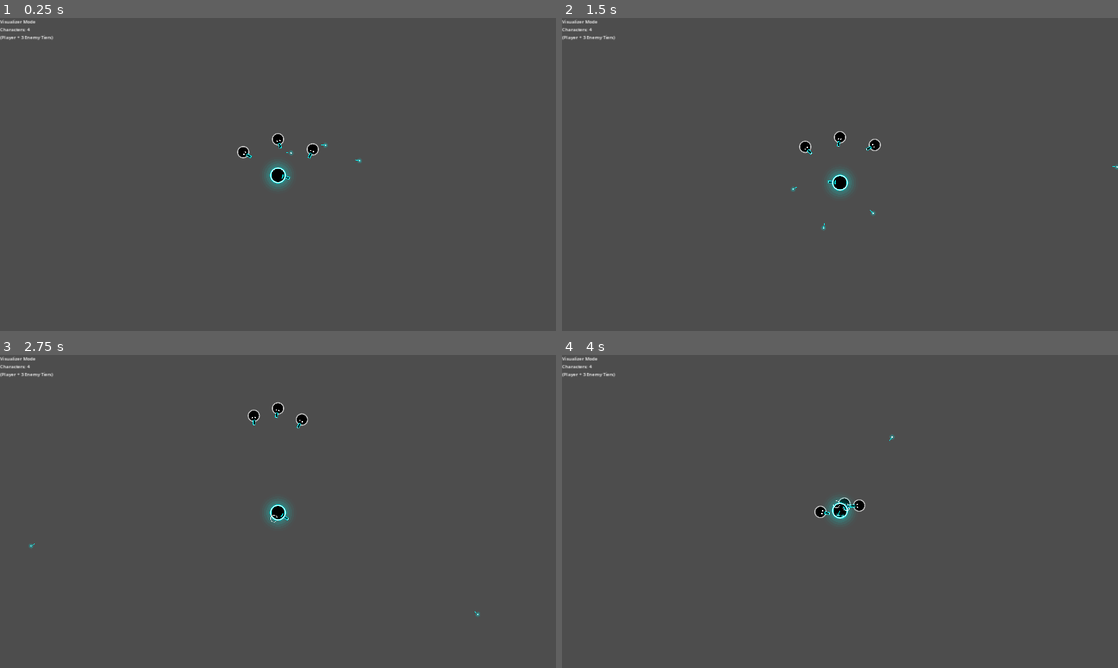
Above: before the commit, frames 1-4 (two rows, left to right).
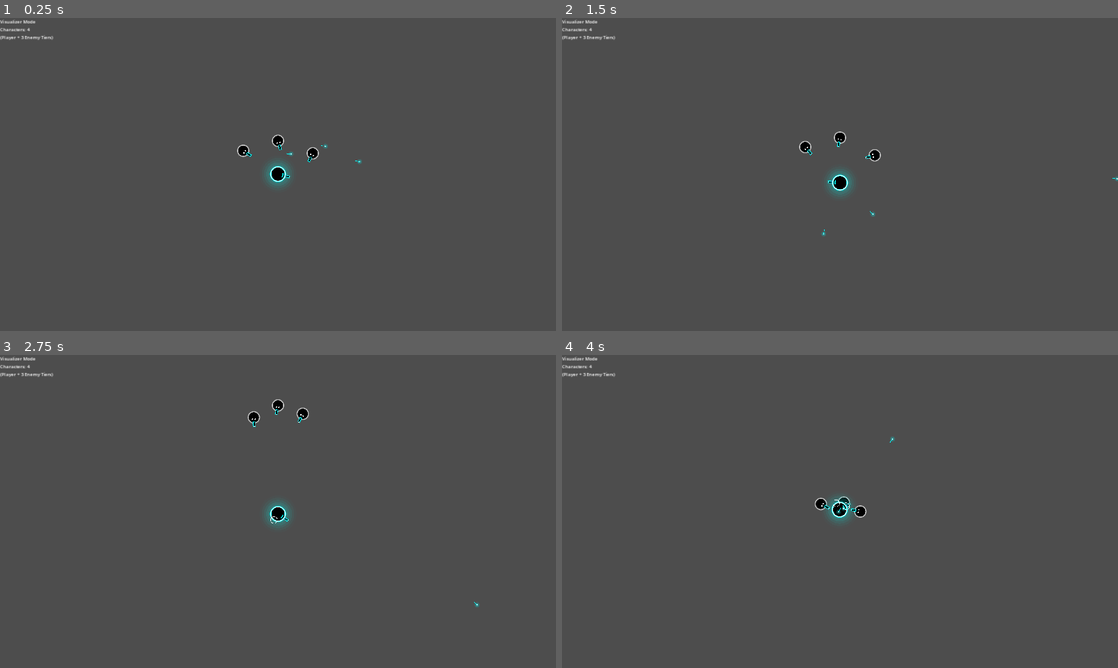
Above: after the commit, the same moments.

Repository: afaucher/team-dark
Game: Godot game, scene res://scenes/test/character_visualizer.tscn
Same seed, same stepped clock (60 frames per second), same inputs: the game is played once before the commit and once after it. This scene is started directly instead of the project's main scene.
Inputs:
- Up to frame 1 (0.25 s): no input
- Up to frame 2 (1.5 s): hold E (fire_right) 0.53-1.28 s; tap Down (aim_down) at 0.6 s; hold S (move_down) from 1.28 s (still down); tap Left (aim_left) at 1.35 s
- Up to frame 3 (2.75 s): release S (move_down) at 2.03 s; hold E (fire_right) from 2.03 s (still down); tap Right (aim_right) at 2.1 s
- Up to frame 4 (4 s): release E (fire_right) at 2.78 s; hold W (move_up) 2.78-3.53 s; tap Up (aim_up) at 2.85 s; hold Q (fire_left) from 3.53 s (still down); hold Space (fire_front) from 3.53 s (still down)

The runs differ from the first frame. In frame 1, 0.3% of the frame differs, in the area x 42-65%, y 36-53%; in frame 2, 0.2%; in frame 3, 0.3%; in frame 4, 0.4%, in the area x 45-60%, y 25-53%.

Commit message:
Implement player death and respawn mechanics: disable input on death, sync death state, and respawn near teammates or at start after 3s delay

Diff:
--- a/project.godot
+++ b/project.godot
@@ -21,6 +21,7 @@
 
 NetworkManager="*res://scenes/autoload/network_manager.gd"
 DebugManager="*res://scenes/autoload/debug_manager.gd"
+ParticleSpawner="*res://scripts/effects/particle_spawner.gd"
 
 [display]
 
--- a/scenes/characters/enemy.gd
+++ b/scenes/characters/enemy.gd
@@ -121,11 +121,15 @@
 	if not multiplayer.is_server(): return
 
 	current_hp -= amount
+	# Spawn damage particles (50% chance)
+	ParticleSpawner.spawn_damage(global_position)
 	if current_hp <= 0:
 		die()
 
 func die():
 	print("Enemy died")
+	# Death explosion - use the enemy's color theme
+	ParticleSpawner.spawn_death(global_position, color_theme)
 	queue_free()
 
 func _fire_all_weapons(just_pressed: bool, held: bool):
--- a/scenes/characters/player.gd
+++ b/scenes/characters/player.gd
@@ -164,9 +164,11 @@
 
 func _physics_process(delta):
 	if is_multiplayer_authority():
-		_handle_input(delta)
-
-	move_and_slide()
+		if not is_dead:
+			_handle_input(delta)
+
+	if not is_dead:
+		move_and_slide()
 
 func _handle_input(delta):
 	var direction = Input.get_vector("move_left", "move_right", "move_up", "move_down")
@@ -284,6 +286,7 @@
 			weapon.trigger(just_pressed, held)
 
 func _input(event):
+	if is_dead: return
 	if event.is_action_pressed("toggle_debug"):
 		queue_redraw()
 
@@ -405,6 +408,8 @@
 func take_damage_direct(amount: float):
 	current_hp -= amount
 	print("Player ", player_id, " took ", amount, " damage. HP: ", current_hp)
+	# Spawn damage particles (50% chance, handled by ParticleSpawner)
+	ParticleSpawner.spawn_damage(global_position)
 	# Notify the owning client about HP change
 	_sync_hp_to_client.rpc_id(player_id, current_hp)
 	if current_hp <= 0:
@@ -417,11 +422,49 @@
 		if hud and hud.has_method("update_health"):
 			hud.update_health(current_hp / max_hp)
 
+@export var is_dead: bool = false:
+	set(val):
+		is_dead = val
+		visible = not is_dead
+		if has_node("CollisionShape2D"):
+			$CollisionShape2D.set_deferred("disabled", is_dead)
+
 func die():
+	if is_dead: return
+
 	print("Player ", player_id, " died!")
+	is_dead = true
+
+	# Death explosion particles
+	ParticleSpawner.spawn_death(global_position, Color(0.2, 0.8, 1.0))
+
+	# Reset HP but stay dead until respawn
+	current_hp = 0
+	_sync_hp_to_client.rpc_id(player_id, 0)
+
+	# Sync death state to everyone
+	_sync_death_state.rpc(true)
+
+	# Notify GameManager to handle respawn timer (Server only)
+	if multiplayer.is_server():
+		var gm = get_tree().root.find_child("GameManager", true, false)
+		if gm and gm.has_method("on_player_died"):
+			gm.on_player_died(player_id)
+
+@rpc("any_peer", "call_local", "reliable")
+func respawn(pos: Vector2):
+	print("Player ", player_id, " respawning at ", pos)
+	position = pos
 	current_hp = max_hp
-	position = Vector2(100, 100)
-	_sync_hp_to_client.rpc_id(player_id, current_hp)
+	_sync_hp_to_client.rpc_id(player_id, max_hp)
+
+	is_dead = false
+	_sync_death_state.rpc(false)
+
+@rpc("call_local", "reliable")
+func _sync_death_state(dead: bool):
+	is_dead = dead
+
 
 @rpc("any_peer", "call_local", "reliable")
 func _sync_hp_to_client(hp: float):
--- /dev/null
+++ b/scenes/effects/particle_spawner.tscn
@@ -0,0 +1,7 @@
+[gd_scene load_steps=2 format=3 uid="uid://particle_spawner_scene"]
+
+[ext_resource type="Script" path="res://scripts/effects/particle_spawner.gd" id="1_script"]
+
+[node name="ParticleSpawner" type="Node2D"]
+z_index = 100
+script = ExtResource("1_script")
--- a/scenes/game.tscn
+++ b/scenes/game.tscn
@@ -8,6 +8,7 @@
 [ext_resource type="PackedScene" uid="uid://hud_scene_uid" path="res://scenes/ui/hud.tscn" id="6_hud"]
 [ext_resource type="PackedScene" uid="uid://pellet_projectile_scene" path="res://scenes/projectiles/pellet.tscn" id="7_pellet"]
 [ext_resource type="PackedScene" uid="uid://pickup_spawner_scene_uid" path="res://scenes/objects/pickup_spawner.tscn" id="8_pickups"]
+[ext_resource type="PackedScene" uid="uid://particle_spawner_scene" path="res://scenes/effects/particle_spawner.tscn" id="9_particles"]
 
 [node name="Game" type="Node"]
 script = ExtResource("1_manager")
@@ -37,3 +38,5 @@
 [node name="EnemySpawnerSync" type="MultiplayerSpawner" parent="."]
 _spawnable_scenes = PackedStringArray("res://scenes/characters/enemy.tscn")
 spawn_path = NodePath("../Enemies")
+
+[node name="ParticleSpawner" parent="." instance=ExtResource("9_particles")]
--- /dev/null
+++ b/scenes/objects/extraction_point.tscn
@@ -0,0 +1,13 @@
+[gd_scene load_steps=3 format=3 uid="uid://extraction_point_scene"]
+
+[ext_resource type="Script" path="res://scripts/objects/extraction_point.gd" id="1_script"]
+
+[sub_resource type="CircleShape2D" id="CircleShape2D_extract"]
+radius = 60.0
+
+[node name="ExtractionPoint" type="Area2D"]
+z_index = 5
+script = ExtResource("1_script")
+
+[node name="CollisionShape2D" type="CollisionShape2D" parent="."]
+shape = SubResource("CircleShape2D_extract")
--- a/scenes/ui/hud.gd
+++ b/scenes/ui/hud.gd
@@ -13,6 +13,7 @@
 @onready var mount_top_icon_container = $Control/Mounts/Top/Icon
 @onready var teammate_list = $Control/TeammateList
 @onready var fps_label = $Control/FPSCounter
+@onready var gem_label = $Control/GemCounter
 
 const WeaponIconScript = preload("res://scripts/ui/weapon_icon.gd")
 
@@ -100,4 +101,10 @@
 		var p = players[id]
 		var label = Label.new()
 		label.text = p.name
-		teammate_list.add_child(label)
+
+func update_gems(count: int, max_gems: int):
+	gem_label.text = "Gems: " + str(count) + " / " + str(max_gems)
+	if count >= max_gems:
+		gem_label.modulate = Color(0, 1, 0) # Green
+	else:
+		gem_label.modulate = Color(1, 0, 1) # Magenta
--- a/scenes/ui/hud.tscn
+++ b/scenes/ui/hud.tscn
@@ -142,6 +142,20 @@
 offset_bottom = 200.0
 grow_horizontal = 0
 
+[node name="GemCounter" type="Label" parent="Control"]
+layout_mode = 1
+anchors_preset = 5
+anchor_left = 0.5
+anchor_right = 0.5
+offset_left = -100.0
+offset_top = 20.0
+offset_right = 100.0
+offset_bottom = 60.0
+grow_horizontal = 2
+theme_override_font_sizes/font_size = 24
+text = "Gems: 0 / 3"
+horizontal_alignment = 1
+
 [node name="FPSCounter" type="Label" parent="Control"]
 layout_mode = 0
 offset_left = 20.0
--- /dev/null
+++ b/scripts/effects/particle_spawner.gd
@@ -0,0 +1,111 @@
+extends Node
+
+# Spawn damage particles (red) - 50% chance
+func spawn_damage(pos: Vector2):
+	if randf() > 0.5:
+		return # 50% chance to skip
+	_spawn_particles(pos, Color.RED, 12, 250.0)
+
+# Spawn impact particles (blue) - small chance
+func spawn_impact(pos: Vector2):
+	if randf() > 0.15: # 15% chance
+		return
+	_spawn_particles(pos, Color(0.3, 0.5, 1.0), 8, 200.0)
+
+# Spawn death explosion (many particles)
+func spawn_death(pos: Vector2, color: Color = Color.WHITE):
+	# 1. Main Debris (Brighter, colored)
+	_spawn_particles(pos, color * 1.5, 60, 500.0, 2.0)
+
+	# 2. Core Flash (Bright White, small high density)
+	_spawn_particles(pos, Color(3, 3, 3), 20, 150.0, 0.5, 2.0)
+
+	# 3. Shockwave (expanding ring)
+	_spawn_shockwave(pos, color * 2.0)
+
+func _spawn_shockwave(pos: Vector2, color: Color):
+	var particles = CPUParticles2D.new()
+	particles.emitting = true
+	particles.one_shot = true
+	particles.explosiveness = 1.0
+	particles.amount = 40
+	particles.lifetime = 0.6
+
+	# Ring Shape? Godot 4 CPUParticles2D has RING?
+	# If not, we use Sphere with shell?
+	# Actually, Points or Sphere is mostly what's used. Let's use Sphere but with high velocity and 0 gravity.
+
+	particles.emission_shape = CPUParticles2D.EMISSION_SHAPE_SPHERE
+	particles.emission_sphere_radius = 2.0
+
+	particles.direction = Vector2.UP
+	particles.spread = 180.0
+	particles.gravity = Vector2.ZERO
+	particles.initial_velocity_min = 600.0
+	particles.initial_velocity_max = 600.0 # Uniform speed for ring effect
+	particles.damping_min = 500.0
+	particles.damping_max = 500.0 # Slow down fast
+
+	# Visuals
+	particles.scale_amount_min = 4.0
+	particles.scale_amount_max = 8.0
+	particles.color = color
+
+	# Fade
+	var gradient = Gradient.new()
+	gradient.set_color(0, color)
+	gradient.set_color(1, Color(color.r, color.g, color.b, 0))
+	particles.color_ramp = gradient
+
+	particles.global_position = pos
+	particles.z_index = 25
+
+	get_tree().current_scene.add_child(particles)
+
+	get_tree().create_timer(1.0).timeout.connect(func():
+		if is_instance_valid(particles):
+			particles.queue_free()
+	)
+
+func _spawn_particles(pos: Vector2, color: Color, count: int, speed: float, lifetime: float = 0.5, radius: float = 15.0):
+	var particles = CPUParticles2D.new()
+	particles.emitting = true
+	particles.one_shot = true
+	particles.explosiveness = 1.0
+	particles.amount = count
+	particles.lifetime = lifetime
+	particles.speed_scale = 1.5
+
+	# Emission shape
+	particles.emission_shape = CPUParticles2D.EMISSION_SHAPE_SPHERE
+	particles.emission_sphere_radius = radius
+
+	# Movement
+	particles.direction = Vector2.UP
+	particles.spread = 180.0
+	particles.initial_velocity_min = speed * 0.5
+	particles.initial_velocity_max = speed
+	particles.gravity = Vector2(0, 200)
+
+	# Visual
+	particles.scale_amount_min = 3.0
+	particles.scale_amount_max = 7.0
+	particles.color = color
+
+	# Fade out
+	var gradient = Gradient.new()
+	gradient.set_color(0, color)
+	gradient.set_color(1, Color(color.r, color.g, color.b, 0))
+	particles.color_ramp = gradient
+
+	particles.global_position = pos
+	particles.z_index = 25 # Above most things
+
+	# Add to the current scene's root so particles stay even if spawner moves
+	get_tree().current_scene.add_child(particles)
+
+	# Auto-cleanup after particles finish
+	get_tree().create_timer(lifetime + 0.5).timeout.connect(func():
+		if is_instance_valid(particles):
+			particles.queue_free()
+	)
--- a/scripts/game_manager.gd
+++ b/scripts/game_manager.gd
@@ -10,6 +10,9 @@
 var current_map = null
 var current_seed: int = 0
 var players_container = null
+
+const MAX_GEMS: int = 3
+var collected_gems: int = 0
 
 func _ready():
 	# Configure Projectile Spawner
@@ -151,3 +154,89 @@
 		players_container = null
 
 	_show_main_menu()
+
+@rpc("any_peer", "call_local", "reliable")
+func increment_gem_count():
+	if not multiplayer.is_server(): return
+
+	if collected_gems >= MAX_GEMS:
+		return
+
+	collected_gems += 1
+	_sync_gem_count.rpc(collected_gems)
+
+	if collected_gems >= MAX_GEMS:
+		print("ALL GEMS COLLECTED! Extraction Point Active!")
+		var extraction = get_tree().current_scene.find_child("ExtractionPoint", true, false)
+		if extraction and extraction.has_method("activate"):
+			extraction.activate.rpc()
+
+@rpc("authority", "call_local", "reliable")
+func _sync_gem_count(count: int):
+	# On client, update the variable and UI
+	collected_gems = count
+	print("Gems Collected: ", count, "/", MAX_GEMS)
+
+@rpc("authority", "call_local", "reliable")
+func trigger_win(player_id: int):
+	# Could be authority or any peer notifying?
+	# For security, only server should call this RPC on clients.
+	# But server logic handles the call from object.
+
+	print("WIN CONDITION MET by Player ", player_id)
+
+	# Show Win Screen / Menu
+	var hud = get_tree().root.find_child("HUD", true, false)
+	if hud:
+		var label = Label.new()
+		label.text = "VICTORY!\nPlayer " + str(player_id) + " Extracted!"
+		label.theme_override_font_sizes/font_size = 64
+		label.horizontal_alignment = HORIZONTAL_ALIGNMENT_CENTER
+		label.vertical_alignment = VERTICAL_ALIGNMENT_CENTER
+		label.anchors_preset = Control.PRESET_CENTER
+		label.set_anchors_preset(Control.PRESET_CENTER)
+		hud.add_child(label)
+
+	# After delay, restart?
+	await get_tree().create_timer(5.0).timeout
+	# If server, restart game? This is simple logic for now.
+	if multiplayer.is_server():
+		# _load_map again? Or return to lobby?
+		pass
+
+func on_player_died(player_id: int):
+	# Server only
+	if not multiplayer.is_server(): return
+
+	print("GameManager: Player ", player_id, " died. Respawning in 3s...")
+	# 3 second respawn timer
+	await get_tree().create_timer(3.0).timeout
+	_respawn_player_logic(player_id)
+
+func _respawn_player_logic(player_id: int):
+	var spawn_pos = Vector2(0, 0) # Default start
+
+	# Find teammate to spawn on
+	var teammates_alive = []
+	if players_container:
+		for p in players_container.get_children():
+			# Check if alive (property check) and NOT the dying player
+			if p.player_id != player_id:
+				if "is_dead" in p and not p.is_dead:
+					teammates_alive.append(p)
+
+	if teammates_alive.size() > 0:
+		var target = teammates_alive.pick_random()
+		# Spawn nearby (offset)
+		var offset = Vector2.from_angle(randf() * TAU) * 100.0
+		spawn_pos = target.global_position + offset
+		print("Respawning Player ", player_id, " near Teammate ", target.player_id)
+	else:
+		print("Respawning Player ", player_id, " at Start (No teammates alive)")
+		# Try to find a safe spot near 0,0 or map center if 0,0 isn't safe?
+		# For now, 0,0 is safe-ish or just the start pad.
+
+	# Call respawn on the player object
+	if players_container and players_container.has_node(str(player_id)):
+		var p = players_container.get_node(str(player_id))
+		p.respawn.rpc(spawn_pos)
--- /dev/null
+++ b/scripts/objects/extraction_point.gd
@@ -0,0 +1,54 @@
+extends Area2D
+
+var is_active: bool = false
+var pulse_time: float = 0.0
+
+func _ready():
+	monitoring = false
+	monitorable = true
+	is_active = false
+	add_to_group("extraction")
+	body_entered.connect(_on_body_entered)
+
+@rpc("any_peer", "call_local", "reliable")
+func activate():
+	is_active = true
+	monitoring = true
+	print("EXTRACTION POINT ACTIVATED!")
+	queue_redraw()
+
+func _process(delta):
+	if is_active:
+		pulse_time += delta
+		queue_redraw()
+
+func _draw():
+	var color = Color(0, 1, 0) if is_active else Color(0.3, 0.3, 0.3, 0.5)
+	var radius = 60.0
+
+	if is_active:
+		var pulse = 1.0 + sin(pulse_time * 5.0) * 0.1
+		var current_radius = radius * pulse
+
+		# Inner Glow
+		draw_circle(Vector2.ZERO, current_radius, color * 0.2)
+		# Outer Ring
+		draw_arc(Vector2.ZERO, current_radius, 0, TAU, 32, color, 4.0, true)
+
+		# "EXTRACT" text?
+		draw_string(ThemeDB.fallback_font, Vector2(-40, 5), "EXTRACT", HORIZONTAL_ALIGNMENT_CENTER, 80, 16, color)
+	else:
+		# Inactive marker
+		draw_circle(Vector2.ZERO, radius, color * 0.2)
+		draw_arc(Vector2.ZERO, radius, 0, TAU, 16, color, 2.0, true)
+		draw_string(ThemeDB.fallback_font, Vector2(-40, 5), "LOCKED", HORIZONTAL_ALIGNMENT_CENTER, 80, 16, color)
+
+func _on_body_entered(body):
+	if not is_active: return
+	if not multiplayer.is_server(): return
+
+	if body.is_in_group("players"):
+		print("Player ", body.name, " entered extraction zone!")
+		var game = get_tree().current_scene
+		if game.has_method("trigger_win"):
+			game.trigger_win.rpc(body.player_id)
--- a/scripts/pickups/pickup.gd
+++ b/scripts/pickups/pickup.gd
@@ -103,6 +103,14 @@
 	elif pickup_type == "ammo":
 		if player.has_method("add_ammo"):
 			player.add_ammo(50)
+	elif pickup_type == "gem":
+		# Increment global gem count via GameManager (RPC)
+		var game_node = get_tree().current_scene # Game node
+		if game_node.has_method("increment_gem_count"):
+			game_node.increment_gem_count() # Already checks server side inside, but this is server side here too
+		# Wait, increment_gem_count is on GameManager script which is attached to 'Game' node?
+		# Yes. And pickup_collected runs on SERVER.
+		# So we can call it directly.
 
 	# Remove this pickup from all clients
 	queue_free()
--- a/scripts/pickups/pickup_spawner.gd
+++ b/scripts/pickups/pickup_spawner.gd
@@ -5,6 +5,8 @@
 @export var weapon_scenes: Array[PackedScene] = []
 @export var health_count: int = 20
 @export var weapon_count: int = 20
+@export var gem_count: int = 3
+@export var extraction_scene: PackedScene
 
 func spawn_pickups(hex_map: Dictionary):
 	if not multiplayer.is_server():
@@ -20,6 +22,17 @@
 	if not pickups_node:
 		print("ERROR: Pickups node NOT FOUND in Game scene!")
 		return
+
+	# Spawn Extraction Point (1)
+	if extraction_scene:
+		var coords = hex_keys[randi() % hex_keys.size()]
+		var hex = hex_map[coords]
+		var pos = hex.get_world_position()
+		var ext = extraction_scene.instantiate()
+		ext.global_position = pos
+		ext.name = "ExtractionPoint"
+		pickups_node.add_child(ext, true)
+		print("Spawned Extraction Point at ", pos)
 
 	# Spawn Weapons
 	for i in range(weapon_count):
@@ -38,6 +51,13 @@
 		var pos = hex.get_world_position()
 		_spawn_pickup("health", null, pos, pickups_node)
 
+	# Spawn Gems
+	for i in range(gem_count):
+		var coords = hex_keys[randi() % hex_keys.size()]
+		var hex = hex_map[coords]
+		var pos = hex.get_world_position()
+		_spawn_pickup("gem", null, pos, pickups_node)
+
 func _spawn_pickup(type: String, scene: PackedScene, pos: Vector2, parent: Node):
 	var pickup_pkg = load("res://scenes/objects/pickup.tscn")
 	var pickup = pickup_pkg.instantiate()
@@ -53,5 +73,7 @@
 		temp.free()
 	elif type == "health":
 		pickup.pickup_name = "Health Kit"
+	elif type == "gem":
+		pickup.pickup_name = "Power Gem"
 
 	parent.add_child(pickup, true)
--- a/scripts/projectiles/pellet.gd
+++ b/scripts/projectiles/pellet.gd
@@ -42,6 +42,9 @@
 	# Skip if this is the owner (prevent self-damage)
 	if body == owner_node:
 		return
+
+	# Spawn impact particles (small chance of blue sparks)
+	ParticleSpawner.spawn_impact(global_position)
 
 	if body.has_method("take_damage"):
 		body.take_damage(damage, attacker_id)
--- /dev/null
+++ b/scripts/steam_manager.gd
@@ -0,0 +1,131 @@
+extends Node
+
+# SteamManager.gd - Autoload for handling Steamworks integration
+
+signal lobby_created(connect_code, lobby_id)
+signal lobby_joined(lobby_id, steam_id)
+signal lobby_match_list(lobbies)
+
+var is_on_steam_deck: bool = false
+var is_online: bool = false
+var is_owned: bool = false
+var steam_app_id: int = 480
+var steam_id: int = 0
+var steam_username: String = ""
+
+# Lobby data
+var lobby_data = []
+var lobby_id: int = 0
+var lobby_members: Array = []
+var lobby_max_members: int = 4
+var lobby_vote_kick: bool = false
+
+func _ready() -> void:
+	_initialize_steam()
+
+func _initialize_steam() -> void:
+	var init: Dictionary = Steam.steamInit()
+	print("[Steam] Status: " + str(init))
+
+	if init['status'] != 1:
+		print("[Steam] Failed to initialize: " + str(init['verbal']))
+		# Don't quit in editor, just warn
+		if not OS.has_feature("editor"):
+			get_tree().quit()
+		return
+
+	is_online = Steam.loggedOn()
+	is_owned = Steam.isSubscribed()
+	steam_id = Steam.getSteamID()
+	steam_username = Steam.getPersonaName()
+	is_on_steam_deck = Steam.isSteamRunningOnSteamDeck()
+
+	print("[Steam] User: " + steam_username + " (ID: " + str(steam_id) + ")")
+
+	# Connect signals
+	Steam.lobby_created.connect(_on_lobby_created)
+	Steam.lobby_match_list.connect(_on_lobby_match_list)
+	Steam.lobby_joined.connect(_on_lobby_joined)
+	Steam.lobby_chat_update.connect(_on_lobby_chat_update)
+	Steam.join_requested.connect(_on_join_requested)
+
+	_check_command_line()
+
+func _process(_delta: float) -> void:
+	Steam.run_callbacks()
+
+func _check_command_line() -> void:
+	var args = OS.get_cmdline_args()
+	for arg in args:
+		if arg == "+connect_lobby":
+			# Handle command line join
+			pass
+
+# --- Lobby Functions ---
+
+func create_lobby() -> void:
+	if lobby_id == 0:
+		Steam.createLobby(Steam.LOBBY_TYPE_PUBLIC, lobby_max_members)
+
+func list_lobbies() -> void:
+	print("[Steam] Requesting lobby list...")
+	Steam.addRequestLobbyListDistanceFilter(Steam.LOBBY_DISTANCE_FILTER_WORLDWIDE)
+	Steam.addRequestLobbyListStringFilter("game", "team_dark", Steam.LOBBY_COMPARISON_EQUAL)
+	Steam.requestLobbyList()
+
+func join_lobby(id: int) -> void:
+	print("[Steam] Joining lobby: " + str(id))
+	Steam.joinLobby(id)
+
+func leave_lobby() -> void:
+	if lobby_id != 0:
+		Steam.leaveLobby(lobby_id)
+		lobby_id = 0
+		lobby_members.clear()
+		# Close P2P session
+
+# --- Callbacks ---
+
+func _on_lobby_created(connect: int, id: int) -> void:
+	if connect == 1:
+		lobby_id = id
+		print("[Steam] Created Lobby: " + str(lobby_id))
+
+		# Set lobby data
+		Steam.setLobbyData(lobby_id, "name", str(steam_username) + "'s Lobby")
+		Steam.setLobbyData(lobby_id, "game", "team_dark")
+
+		allow_p2p()
+		emit_signal("lobby_created", connect, id)
+	else:
+		print("[Steam] Failed to create lobby: " + str(connect))
+
+func _on_lobby_match_list(lobbies: Array) -> void:
+	print("[Steam] Found " + str(lobbies.size()) + " lobbies")
+	lobby_data = lobbies
+	emit_signal("lobby_match_list", lobbies)
+
+func _on_lobby_joined(id: int, permissions: int, locked: bool, response: int) -> void:
+	if response == 1:
+		lobby_id = id
+		print("[Steam] Joined Lobby: " + str(lobby_id))
+		emit_signal("lobby_joined", id, steam_id)
+	else:
+		print("[Steam] Failed to join lobby: " + str(response))
+
+func _on_lobby_chat_update(id: int, changed_id: int, making_change_id: int, chat_state: int) -> void:
+	# Handle user join/leave
+	match chat_state:
+		Steam.CHAT_MEMBER_STATE_CHANGE_ENTERED:
+			print("[Steam] User joined: " + str(changed_id))
+		Steam.CHAT_MEMBER_STATE_CHANGE_LEFT:
+			print("[Steam] User left: " + str(changed_id))
+		Steam.CHAT_MEMBER_STATE_CHANGE_DISCONNECTED:
+			print("[Steam] User disconnected: " + str(changed_id))
+
+func _on_join_requested(id: int, friend_id: int) -> void:
+	join_lobby(id)
+
+func allow_p2p() -> void:
+	# Configure MultiplayerPeer in Godot 4
+	pass
Binary file removed: docs/concept_screenshot.png
Not shown: 1 places in scenes/game.tscn that only renumber resources
Not shown, added: scripts/effects/particle_spawner.gd.uid
Not shown, added: steam_app_id.txt
